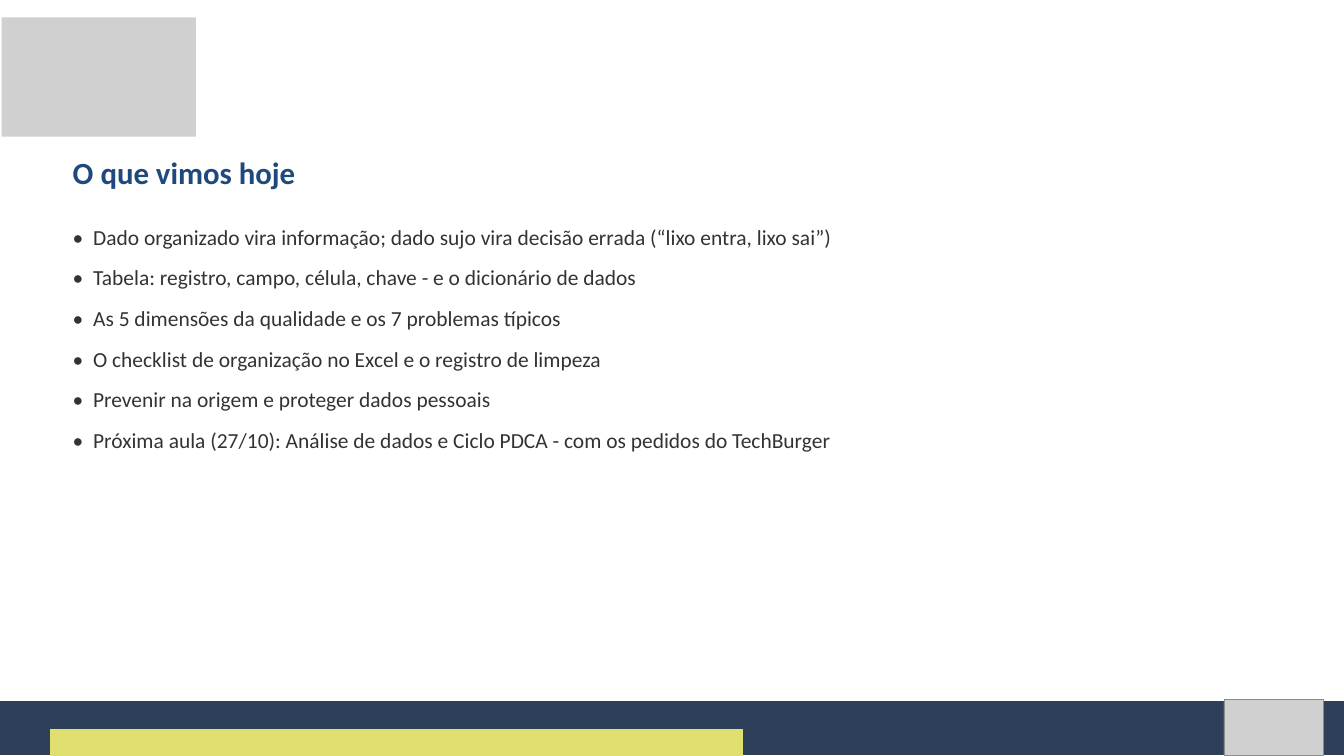
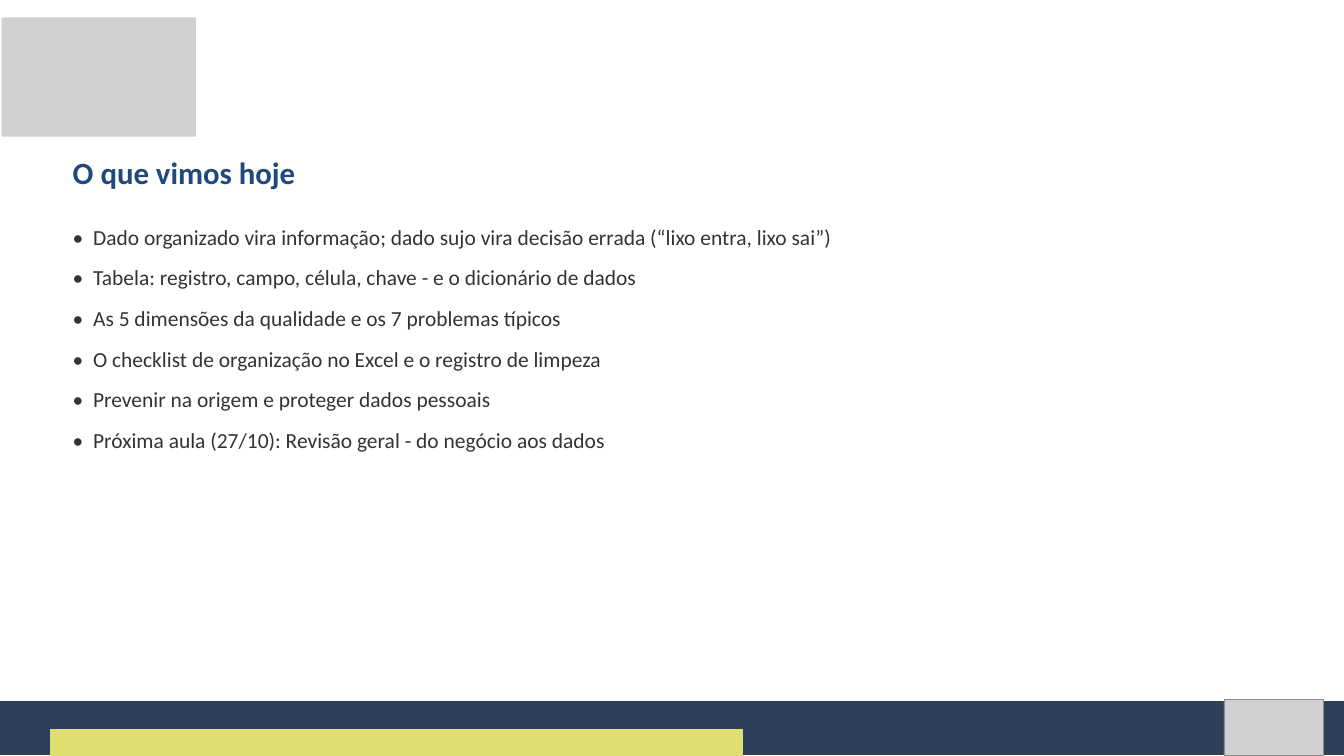
Before and after one commit to Natan20/Curso-Modelagem-De-Sistemas-Material, a slide deck: slide 73 of Aula 12 - 23-10-2026/Aula 12 - Slides.pptx. Drawn at 1344x756 pixels with LibreOffice and Linux fonts; fonts in the diff are those of the drawing; grey boxes stand for pictures. Boxes give left, top, right and bottom in pixels: in the first picture for what was removed or moved away, otherwise in the second. Text is boxed around its words. In the diff, an @@ line names an element or a change of style, - is before the commit and + after.

Commit message:
Aula 12: atualiza apostila e slides

```diff
--- a/Aula 12 - 23-10-2026/Aula 12 - Slides.pptx
+++ b/Aula 12 - 23-10-2026/Aula 12 - Slides.pptx
@@ text at [93,432,605,452]: text changed @@
-• Próxima aula (27/10): Análise de dados e Ciclo PDCA - com os pedidos do TechBurger
+• Próxima aula (27/10): Revisão geral - do negócio aos dados
```
Also in this commit, not shown: 2 other slides changed, 2 other files.
